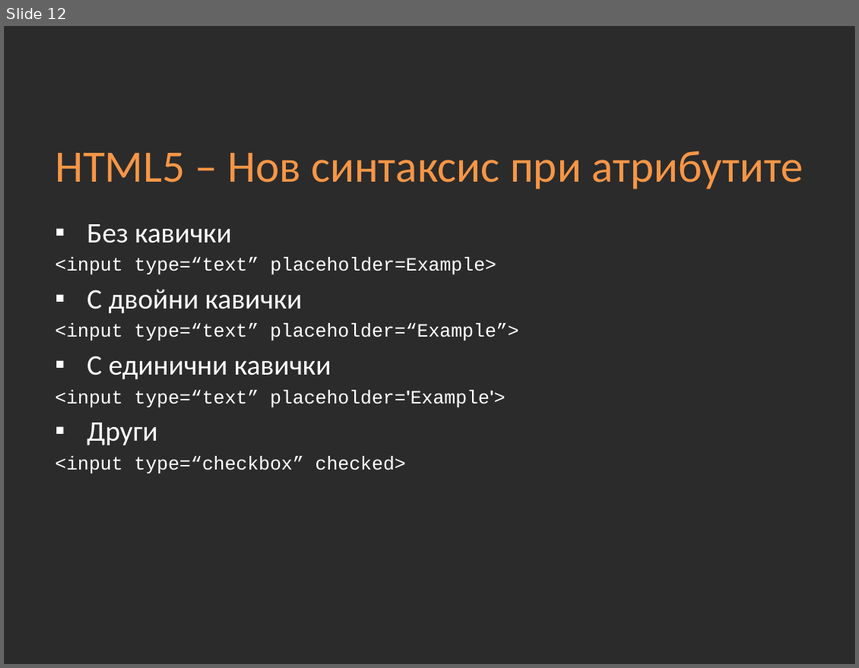
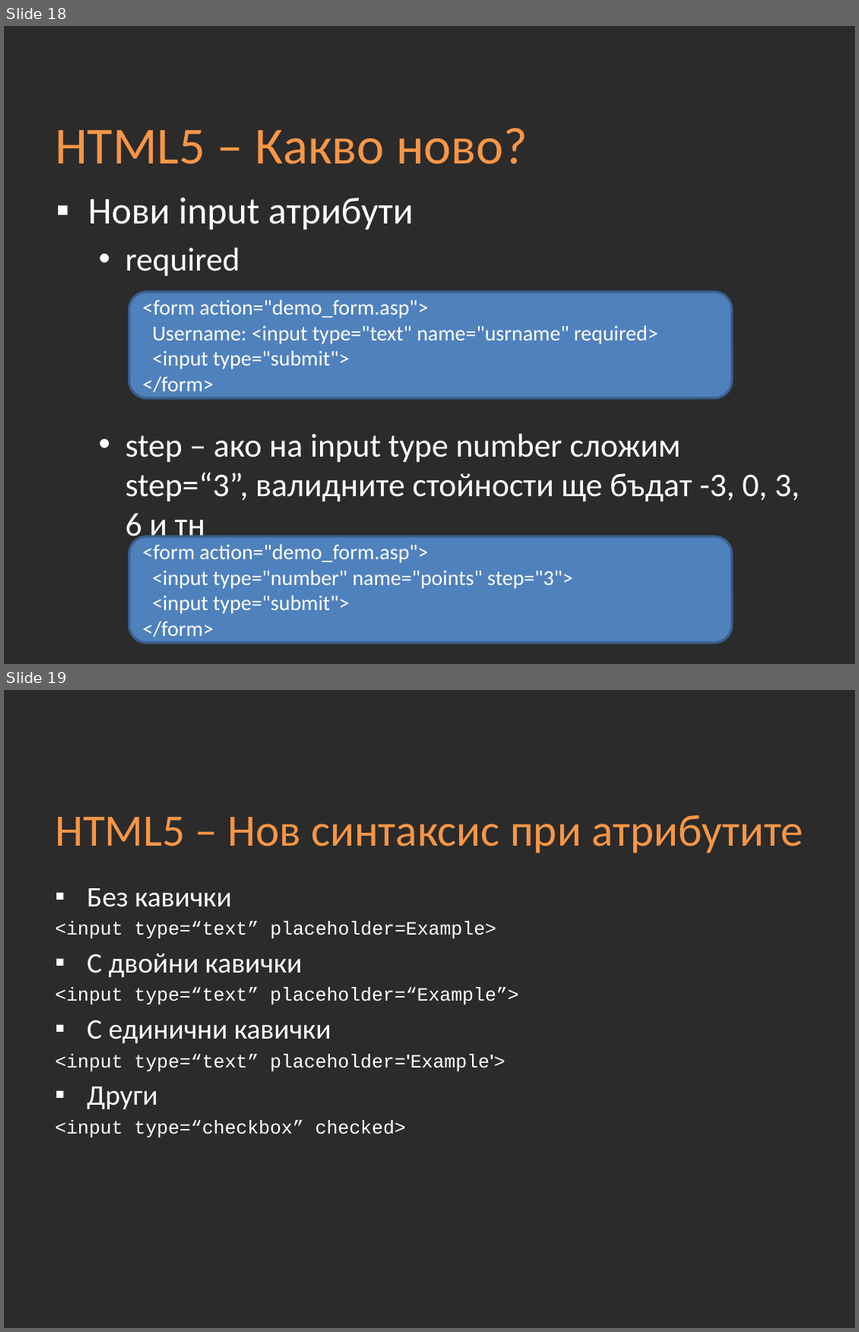
Before and after one commit to Academy-Soft-Intellect/Front-End-Course, a slide deck: 03-HTML5/03-HTML5.pptx. Shown one above the other, each under a label of ours: slide 12 before the commit, slides 18 and 19 after it. The pictures are 859x668 and 859x1332 pixels, drawn with LibreOffice and Linux fonts; fonts in the diff are those of the drawing; background and template pictures are left out; a plain dark background stands for a picture behind light text. Boxes give left, top, right and bottom in pixels: in the first picture for what was removed or moved away, otherwise in the second. Text is boxed around its words. In the diff, an @@ line names an element or a change of style, - is before the commit and + after.

Commit message:
HTML presentations change

```diff
--- a/03-HTML5/03-HTML5.pptx
+++ b/03-HTML5/03-HTML5.pptx
@@ slide 18 added at bbox=[4, 26, 855, 664], background picture (left out) @@
@@ title added at bbox=[55, 128, 528, 164], 44 pt, text #F79646 @@
+HTML5 – Какво ново?
@@ text added at bbox=[88, 198, 800, 544], 28 pt, text #FFFFFF @@
+▪ Нови input атрибути
+  • required
+  • step – ако на input type number сложим step=“3”, валидните стойности ще бъдат -3, 0, 3, 6 и тн
@@ rounded rectangle added at bbox=[129, 291, 732, 398], fill #4F81BD, outline #3A5F8C 2 pt, 18 pt, text #FFFFFF @@
+<form action="demo_form.asp">
+Username: <input type="text" name="usrname" required>
+<input type="submit">
+</form>
@@ rounded rectangle added at bbox=[129, 537, 732, 643], fill #4F81BD, outline #3A5F8C 2 pt, 18 pt, text #FFFFFF @@
+<form action="demo_form.asp">
+<input type="number" name="points" step="3">
+<input type="submit">
+</form>
@@ what was slide 12 is now slide 19 @@
```
Also in this commit, not shown: 9 slides changed, 10 other slides added, 2 slides removed.
